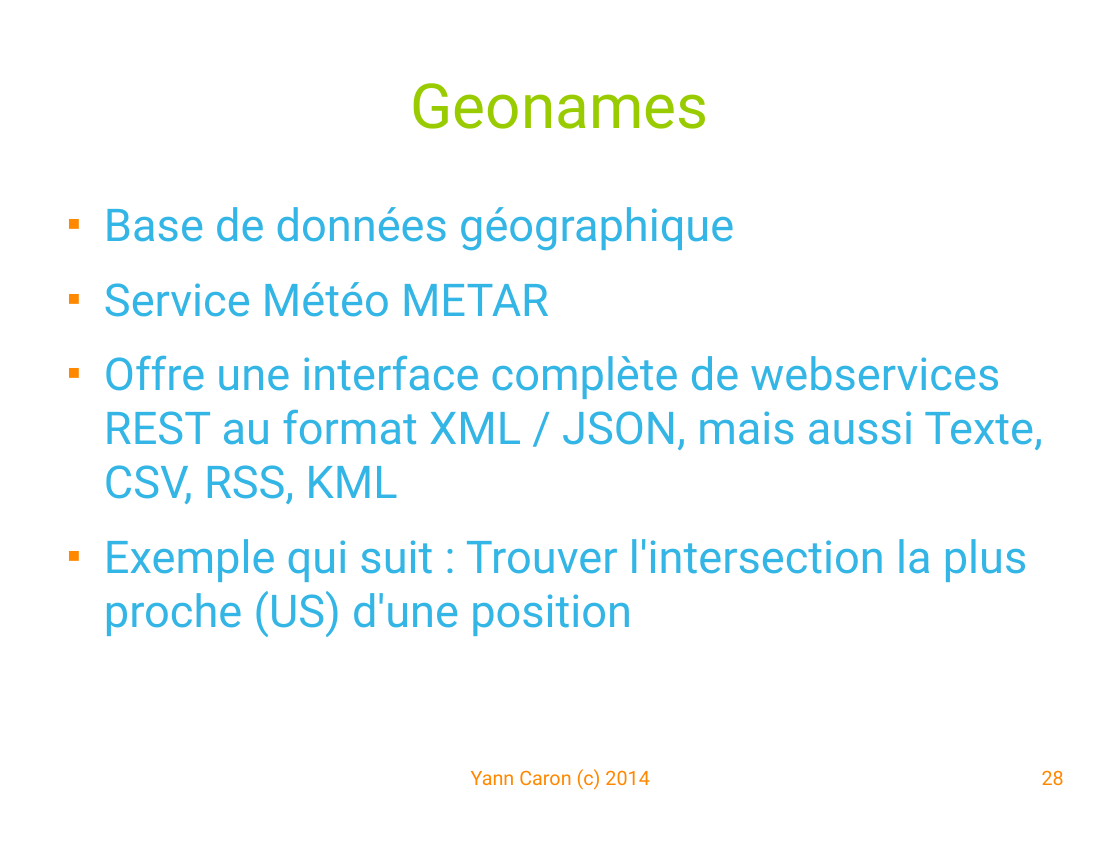
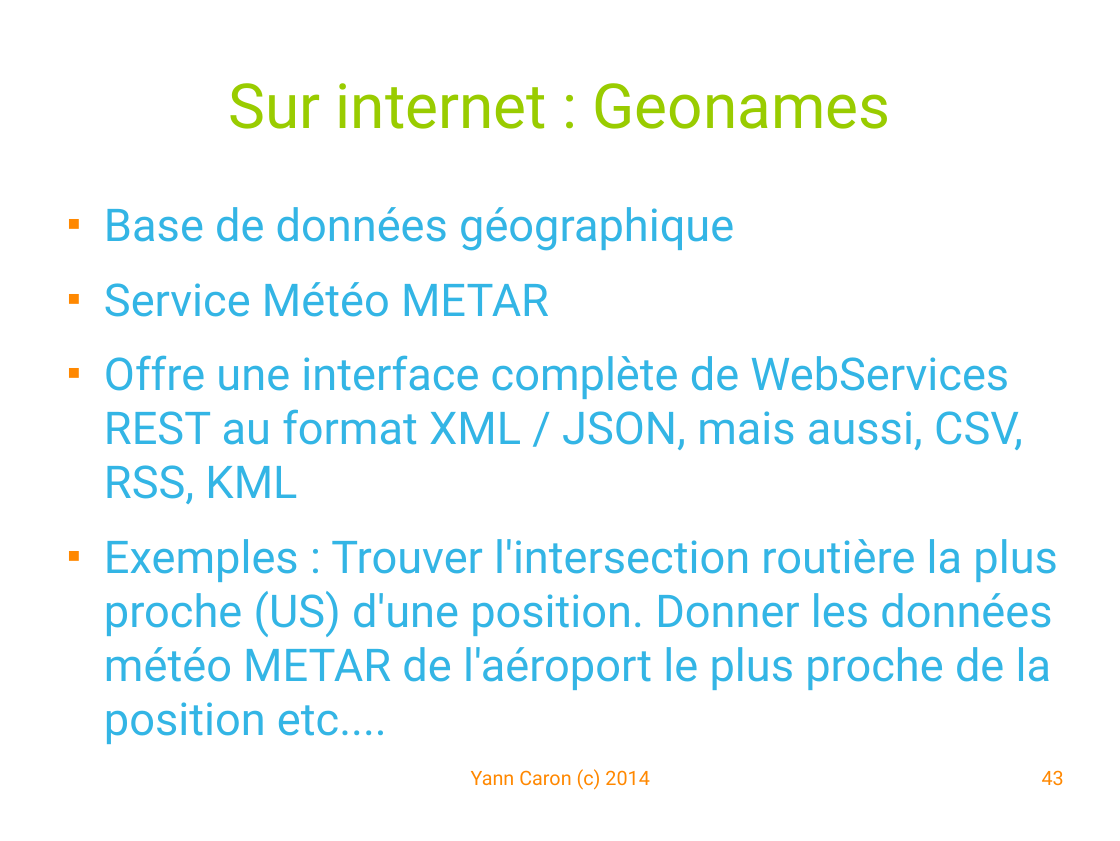
Before and after one commit to YannCaron/Android-ENSG, a slide deck: slide 43 of 09 - WebServices.odp (slide 28 before the commit). Drawn at 1120x841 pixels with LibreOffice and Linux fonts; fonts in the diff are those of the drawing; background and template pictures are left out. Boxes give left, top, right and bottom in pixels: in the first picture for what was removed or moved away, otherwise in the second. Text is boxed around its words. In the diff, an @@ line names an element or a change of style, - is before the commit and + after.

```diff
--- a/09 - WebServices.odp
+++ b/09 - WebServices.odp
@@ title at (228, 83, 891, 129): text changed @@
-Geonames
+Sur internet : Geonames
@@ text at (104, 355, 1058, 690): text changed @@
-■ Offre une interface complète de webservices REST au format XML / JSON, mais aussi Texte, CSV, RSS, KML
-■ Exemple qui suit : Trouver l'intersection la plus proche (US) d'une position
+■ Offre une interface complète de WebServices REST au format XML / JSON, mais aussi, CSV, RSS, KML
+■ Exemples : Trouver l'intersection routière la plus proche (US) d'une position. Donner les données météo METAR de l'aéroport le plus proche de la position etc....
@@ page number at (1042, 770, 1064, 786): text changed @@
-28
+43
```
Also in this commit, not shown: 15 other slides changed, 1 slide added, 1 slide removed, 1 other file.
